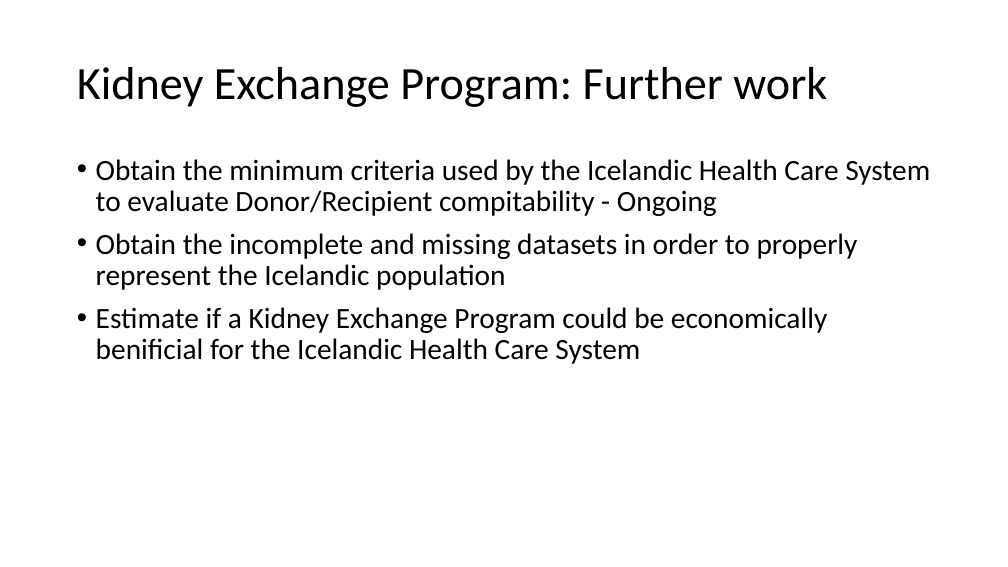
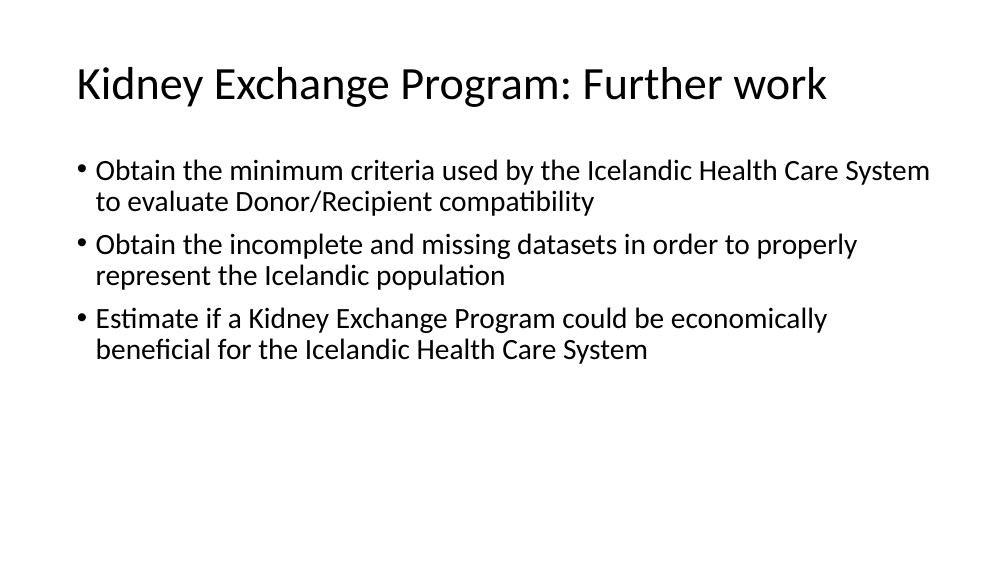
Before and after one commit to Kjarten/KidneyExchange-IS, a slide deck: slide 13 of Kidney Exchange Program.pptx. Drawn at 1008x567 pixels with LibreOffice and Linux fonts; fonts in the diff are those of the drawing. Boxes give left, top, right and bottom in pixels: in the first picture for what was removed or moved away, otherwise in the second. Text is boxed around its words. In the diff, an @@ line names an element or a change of style, - is before the commit and + after.

```diff
--- a/Kidney Exchange Program.pptx
+++ b/Kidney Exchange Program.pptx
@@ text at box(96, 159, 930, 216): text changed @@
-• Obtain the minimum criteria used by the Icelandic Health Care System to evaluate Donor/Recipient compitability - Ongoing
+• Obtain the minimum criteria used by the Icelandic Health Care System to evaluate Donor/Recipient compatibility
@@ text at box(96, 307, 827, 364): text changed @@
-• Estimate if a Kidney Exchange Program could be economically benificial for the Icelandic Health Care System
+• Estimate if a Kidney Exchange Program could be economically beneficial for the Icelandic Health Care System
```
Also in this commit, not shown: 5 other slides changed.
